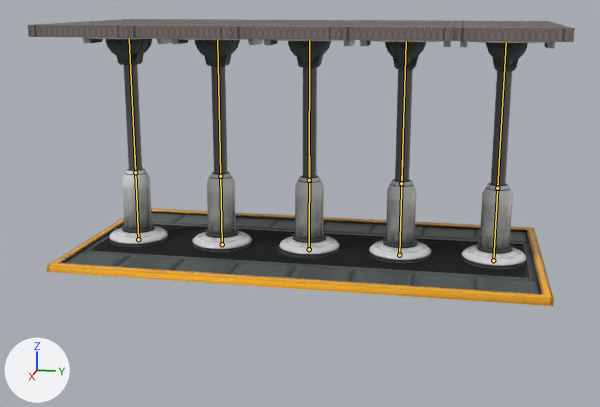
What one commit did to the glTF model packages/asset-packs/packs/smart_items/assets/lab_stair_platform/lab_stair_platform.glb.
Rendered twice from a 50 mm camera at (13.93, 2.62, 4.34) aimed at (0.02, -0.16, 0.87). Lighting does not change. The marker at lower left points along +X, +Y and +Z. The picture after the commit comes second. The bones that change are drawn over the model as lines. Objects named as collision shapes, trigger or cutter boxes, shadow casters or lower levels of detail are left out.

The first picture shows 'Base.001', 'Base.002', 'Base.003', 'Base.004', 'Base.005', 'Frame'.
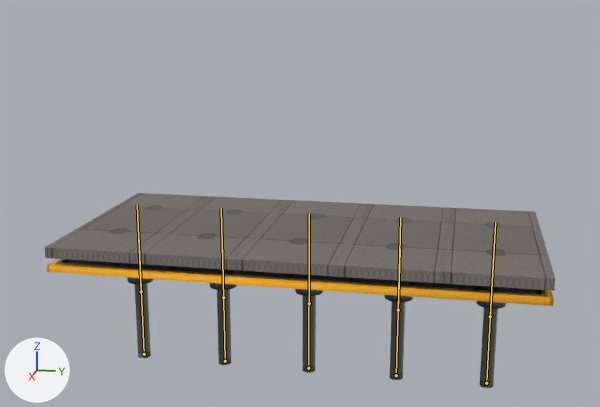
The newer file adds an action. The first version stands in its rest pose; the second is drawn at frame 0 of the action 'Down'.

The change, as a list of edits to the scene's bpy script:
```text
Change bone_piston1:
    where bone_piston1 = bpy.data.objects['Armature.006'].pose.bones['Piston1']  # child of 'Main'
    bone_piston1.location: (0.0, 0.0, 0.0) -> (0.0, -1.02, 0.0)
Change bone_piston2:
    where bone_piston2 = bpy.data.objects['Armature.006'].pose.bones['Piston2']  # child of 'Main'
    bone_piston2.location: (0.0, 0.0, 0.0) -> (0.0, -3.54, 0.0)
Change bone_piston1_001:
    where bone_piston1_001 = bpy.data.objects['Armature.006'].pose.bones['Piston1.001']  # child of 'Main.001'
    bone_piston1_001.location: (0.0, 0.0, 0.0) -> (0.0, -1.02, 0.0)
Change bone_piston2_001:
    where bone_piston2_001 = bpy.data.objects['Armature.006'].pose.bones['Piston2.001']  # child of 'Main.001'
    bone_piston2_001.location: (0.0, 0.0, 0.0) -> (0.0, -3.54, 0.0)
Change bone_piston1_002:
    where bone_piston1_002 = bpy.data.objects['Armature.006'].pose.bones['Piston1.002']  # child of 'Main.002'
    bone_piston1_002.location: (0.0, 0.0, 0.0) -> (0.0, -1.02, 0.0)
Change bone_piston2_002:
    where bone_piston2_002 = bpy.data.objects['Armature.006'].pose.bones['Piston2.002']  # child of 'Main.002'
    bone_piston2_002.location: (0.0, 0.0, 0.0) -> (0.0, -3.54, 0.0)
Change bone_piston1_003:
    where bone_piston1_003 = bpy.data.objects['Armature.006'].pose.bones['Piston1.003']  # child of 'Main.003'
    bone_piston1_003.location: (0.0, 0.0, 0.0) -> (0.0, -1.02, 0.0)
Change bone_piston2_003:
    where bone_piston2_003 = bpy.data.objects['Armature.006'].pose.bones['Piston2.003']  # child of 'Main.003'
    bone_piston2_003.location: (0.0, 0.0, 0.0) -> (0.0, -3.54, 0.0)
Change bone_piston1_004:
    where bone_piston1_004 = bpy.data.objects['Armature.006'].pose.bones['Piston1.004']  # child of 'Main.004'
    bone_piston1_004.location: (0.0, 0.0, 0.0) -> (0.0, -1.02, 0.0)
Change bone_piston2_004:
    where bone_piston2_004 = bpy.data.objects['Armature.006'].pose.bones['Piston2.004']  # child of 'Main.004'
    bone_piston2_004.location: (0.0, 0.0, 0.0) -> (0.0, -3.54, 0.0)
```

Boxes (x1, y1, x2, y2) around the edits, measured in the pictures (600 x 407 px):
'Base.001', posed (8% narrower, 27% shorter): before (453, 21, 575, 269); after (443, 208, 555, 388)
'Base.002', posed (27% shorter): before (339, 20, 458, 263); after (337, 204, 450, 380)
'Base.003', posed (27% shorter): before (230, 20, 370, 257); after (235, 200, 368, 373)
'Base.004', posed (27% shorter): before (127, 19, 281, 252); after (138, 196, 288, 365)
'Base.005', posed (6% narrower, 28% shorter): before (28, 19, 206, 247); after (45, 193, 212, 358)
'Frame', unchanged, covered by the edit: before (47, 208, 554, 306); after (47, 259, 554, 306)
bone 'Piston1', root to tip: before (138, 239) to (134, 149); after (141, 291) to (137, 204)
bone 'Piston2', root to tip: before (135, 172) to (129, 38); after (144, 354) to (138, 234)
bone 'Piston1.001', root to tip: before (222, 244) to (220, 152); after (223, 297) to (221, 208)
bone 'Piston2.001', root to tip: before (220, 176) to (217, 39); after (225, 361) to (222, 239)
bone 'Piston1.002', root to tip: before (309, 249) to (309, 156); after (309, 303) to (309, 213)
bone 'Piston2.002', root to tip: before (309, 180) to (309, 40); after (308, 368) to (309, 244)
bone 'Piston1.003', root to tip: before (399, 255) to (402, 159); after (398, 310) to (400, 217)
bone 'Piston2.003', root to tip: before (401, 183) to (406, 41); after (396, 375) to (400, 249)
bone 'Piston1.004', root to tip: before (493, 260) to (499, 162); after (490, 316) to (495, 222)
bone 'Piston2.004', root to tip: before (497, 188) to (506, 42); after (486, 383) to (493, 254)
